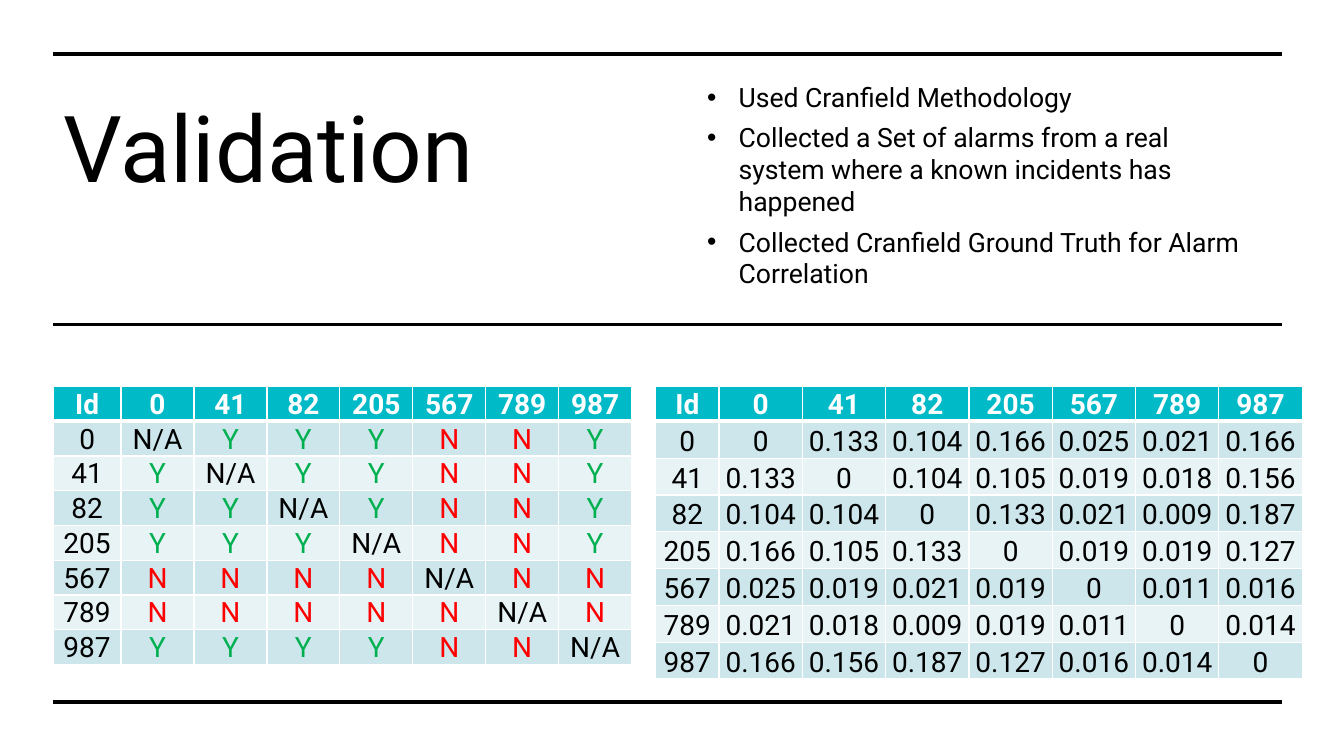
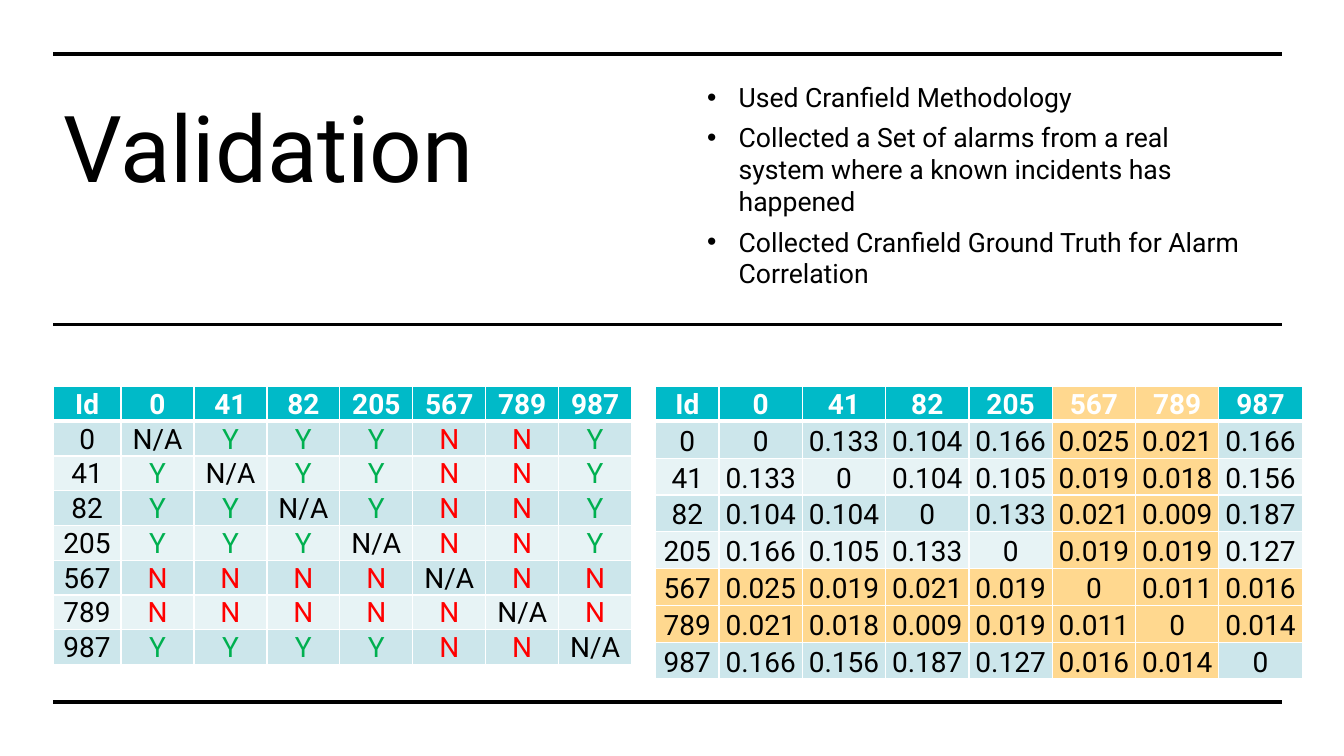
Before and after one commit to swatinanda/CS410-Fall2021-TeamAlpha, a slide deck: slide 15 of Team_Alpha_Presentation.pptx (slide 14 before the commit). Drawn at 1344x756 pixels with LibreOffice and Linux fonts; fonts in the diff are those of the drawing. Boxes give left, top, right and bottom in pixels: in the first picture for what was removed or moved away, otherwise in the second. Text is boxed around its words. In the diff, an @@ line names an element or a change of style, - is before the commit and + after.

Commit message:
final update

```diff
--- a/Team_Alpha_Presentation.pptx
+++ b/Team_Alpha_Presentation.pptx
@@ table at [655,386,1305,683] @@
@@ fill #00BAC8 to #FFD88F in 2 cells @@
@@ fill #CCE7EB to #FFD88F in 14 cells @@
@@ fill #E7F3F5 to #FFD88F in 12 cells @@
```
Also in this commit, not shown: 1 other slide changed, 1 slide added.
